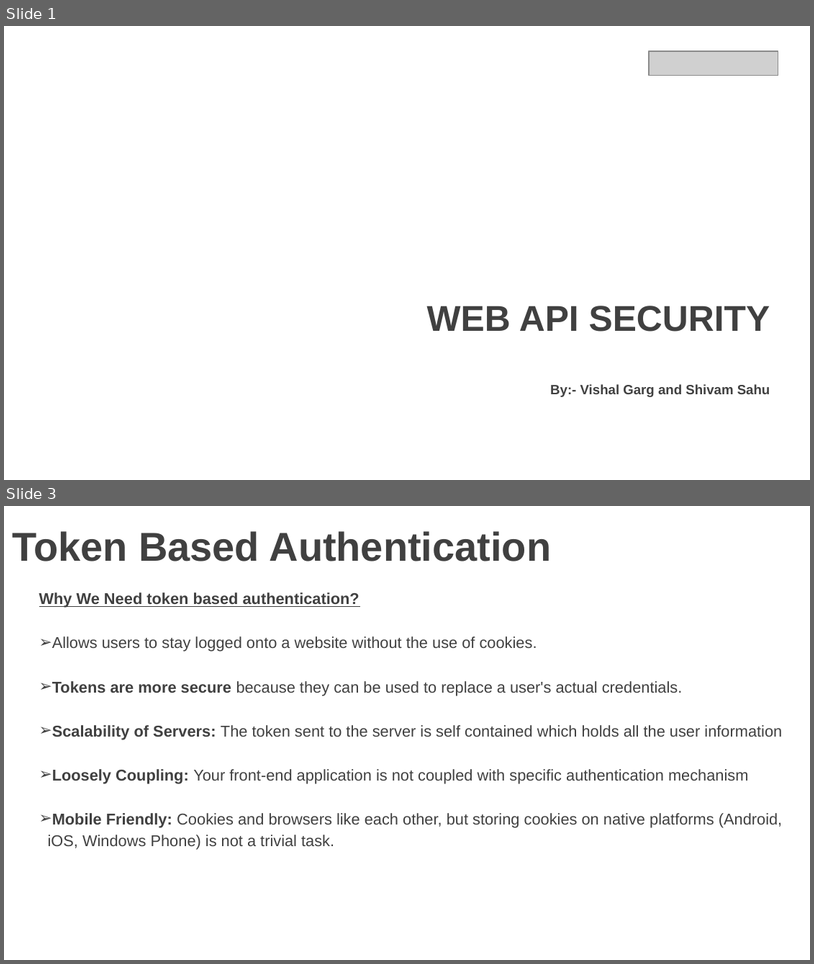
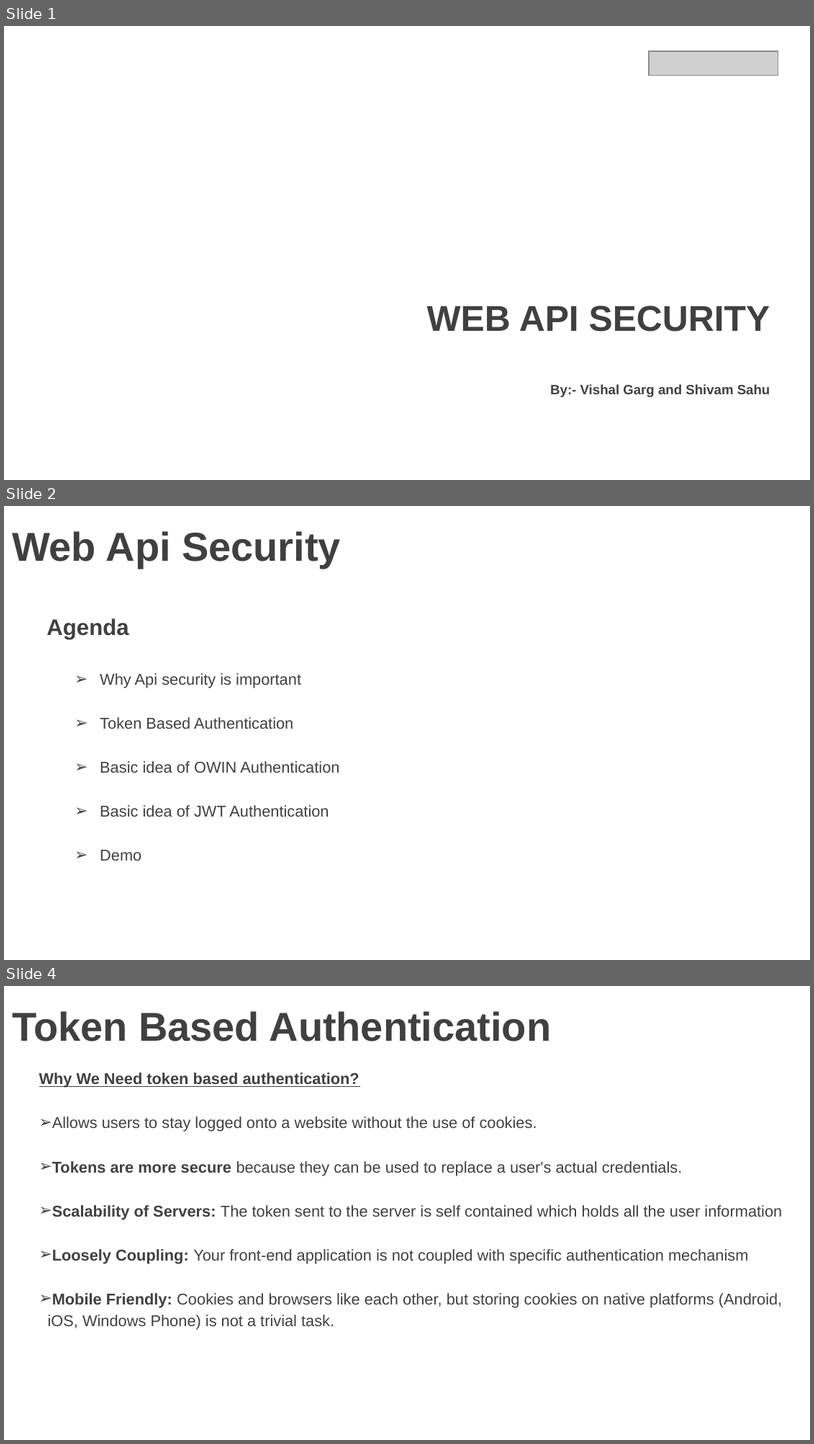
Before and after one commit to vgyureka/DotNetBig, a slide deck: webapiSecurity.pptx. Shown one above the other, each under a label of ours: slides 1 and 3 before the commit, slides 1, 2 and 4 after it; the slides between them are not shown. The pictures are 814x964 and 814x1444 pixels, drawn with LibreOffice and Linux fonts; fonts in the diff are those of the drawing; grey boxes stand for pictures; background and template pictures are left out. Boxes give left, top, right and bottom in pixels: in the first picture for what was removed or moved away, otherwise in the second. Text is boxed around its words. In the diff, an @@ line names an element or a change of style, - is before the commit and + after.

Commit message:
Add files via upload
Web api security 04 march 2019

```diff
--- a/webapiSecurity.pptx
+++ b/webapiSecurity.pptx
@@ slide 2 added at (x1=4, y1=506, x2=810, y2=960), background picture (left out) @@
@@ title added at (x1=12, y1=531, x2=341, y2=568), 36 pt, text #404040, bold @@
+Web Api Security
@@ text added at (x1=46, y1=618, x2=129, y2=639), 20 pt, text #404040, bold @@
+Agenda
@@ text added at (x1=100, y1=673, x2=340, y2=860), 14 pt, text #404040 @@
+➢ Why Api security is important
+➢ Token Based Authentication
+➢ Basic idea of OWIN Authentication
+➢ Basic idea of JWT Authentication
+➢ Demo
@@ what was slide 3 is now slide 4 @@
```
Also in this commit, not shown: 1 slide changed, 2 other slides added.
